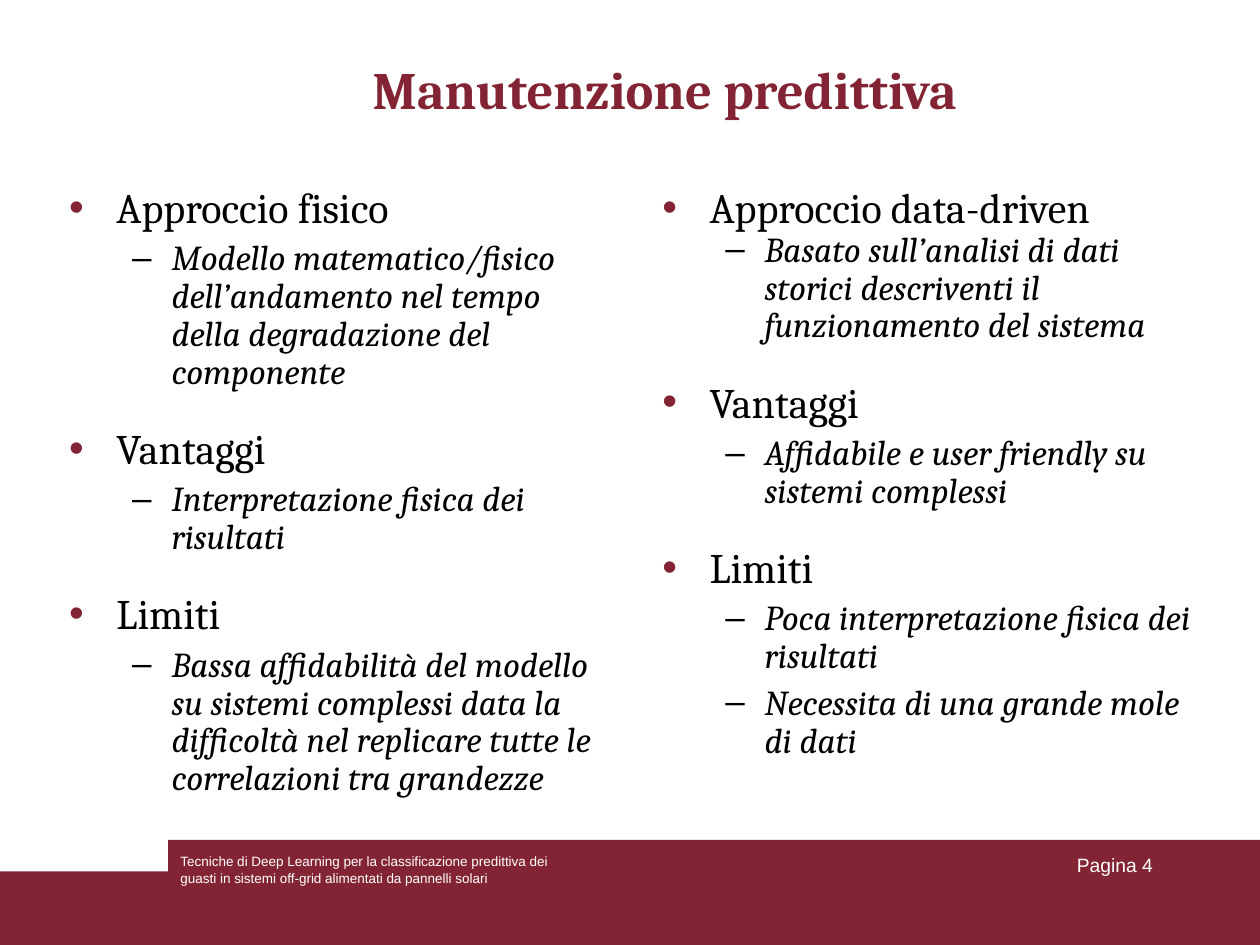
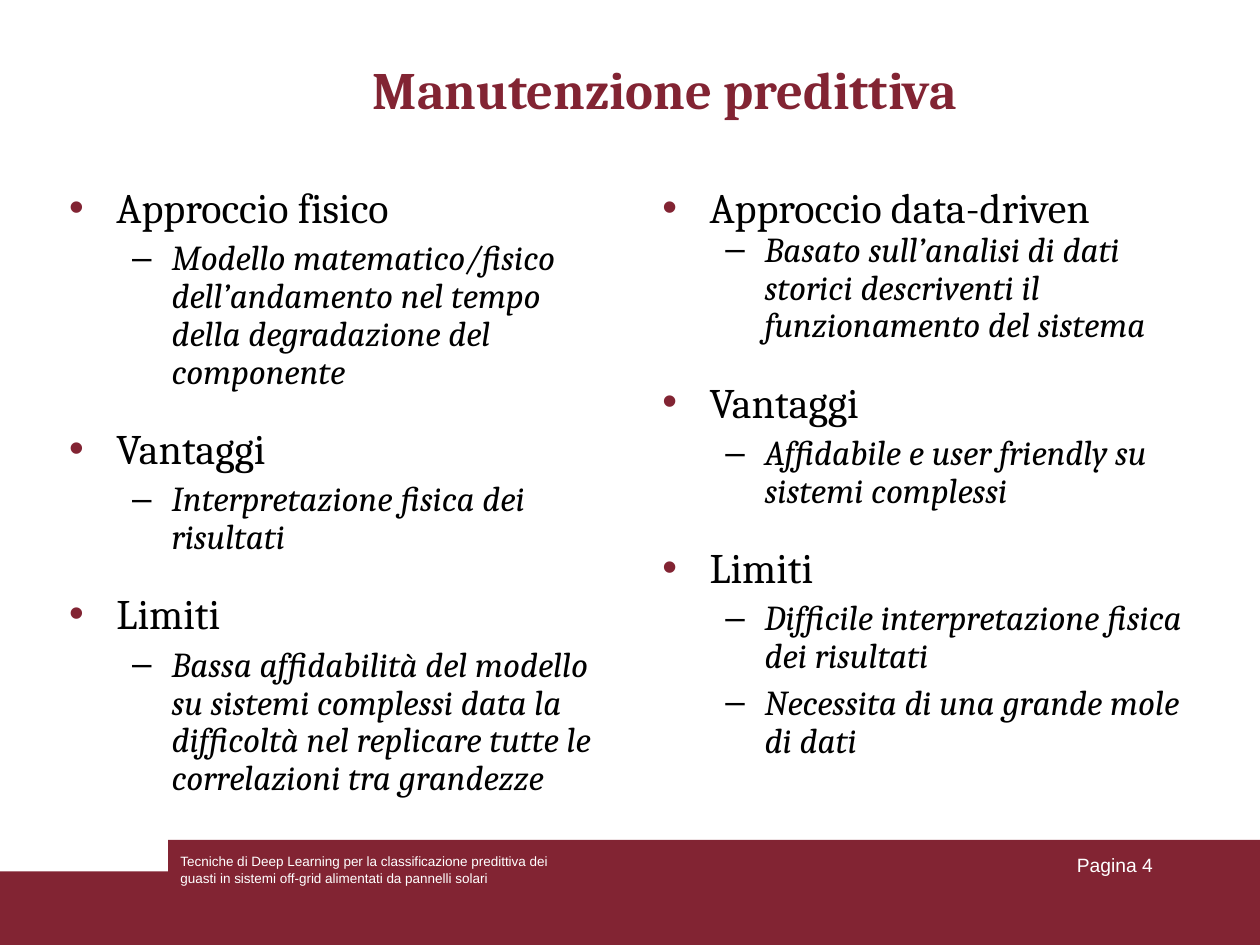
Before and after one commit to lorenzoooooo/DL-for-Predictive-Fault-Classification-in-Off-Grid-Systems, a slide deck: slide 4 of Presentazione_tesi.ppt. Drawn at 1260x945 pixels with LibreOffice and Linux fonts; fonts in the diff are those of the drawing. Boxes give left, top, right and bottom in pixels: in the first picture for what was removed or moved away, otherwise in the second. Text is boxed around its words. In the diff, an @@ line names an element or a change of style, - is before the commit and + after.

```diff
--- a/Presentazione_tesi.ppt
+++ b/Presentazione_tesi.ppt
@@ text at (765, 605, 1182, 669): text changed @@
-  – Poca interpretazione fisica dei risultati
+  – Difficile interpretazione fisica dei risultati
```
Also in this commit, not shown: 5 other slides changed, 7 slides added, 1 other file.
